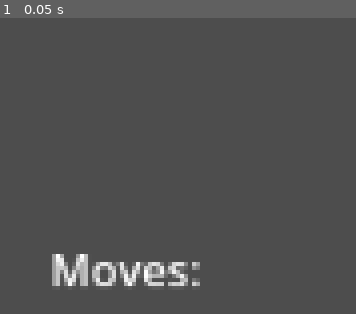
Above: before the commit, frame 1.
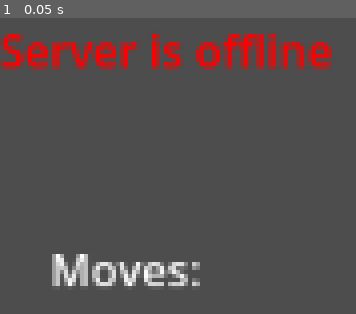
Above: after the commit, the same moment.

Repository: Rahlback/TCPGameServer
Game: Godot game, scene res://board_color_game/board_color_main.tscn
Same seed, same stepped clock (60 frames per second), same inputs: the game is played once before the commit and once after it.
Inputs:
- Up to frame 1 (0.05 s): no input

The runs differ from the first frame. In frame 1, 5.8% of the frame differs, in the area x 0-94%, y 5-18%.

Commit message:
Add debug UI for server status
Also shows which port is currently used for the server

Diff:
--- a/game_server/game_server.gd
+++ b/game_server/game_server.gd
@@ -39,6 +39,7 @@
 signal peer_reconnected(id) ## Emitted when a client reconnects
 signal peer_message_received(id, message)
 
+@onready var server_status = $CanvasLayer/ServerStatus
 
 func _ready():
 	pass
@@ -46,6 +47,15 @@
 ## Start the TCP server
 func start():
 	var result = server.listen(PORT)
+	var server_started : String
+	if result == 0:
+		server_status.push_color(Color.GREEN)
+		server_status.add_text("Server is online")
+		server_status.push_color(Color.WHITE)
+		server_status.add_text("\nListening on port: " + str(PORT))
+	else:
+		server_status.push_color(Color.RED)
+		server_status.add_text("Server is offline")
 	return result
 
 ## Sends a message as a string in ASCII. [br]
--- a/game_server/game_server.tscn
+++ b/game_server/game_server.tscn
@@ -10,4 +10,10 @@
 wait_time = 5.0
 autostart = true
 
+[node name="CanvasLayer" type="CanvasLayer" parent="."]
+
+[node name="ServerStatus" type="RichTextLabel" parent="CanvasLayer"]
+offset_right = 308.0
+offset_bottom = 70.0
+
 [connection signal="timeout" from="HeartBeatTimer" to="." method="_on_heart_beat_timer_timeout"]
